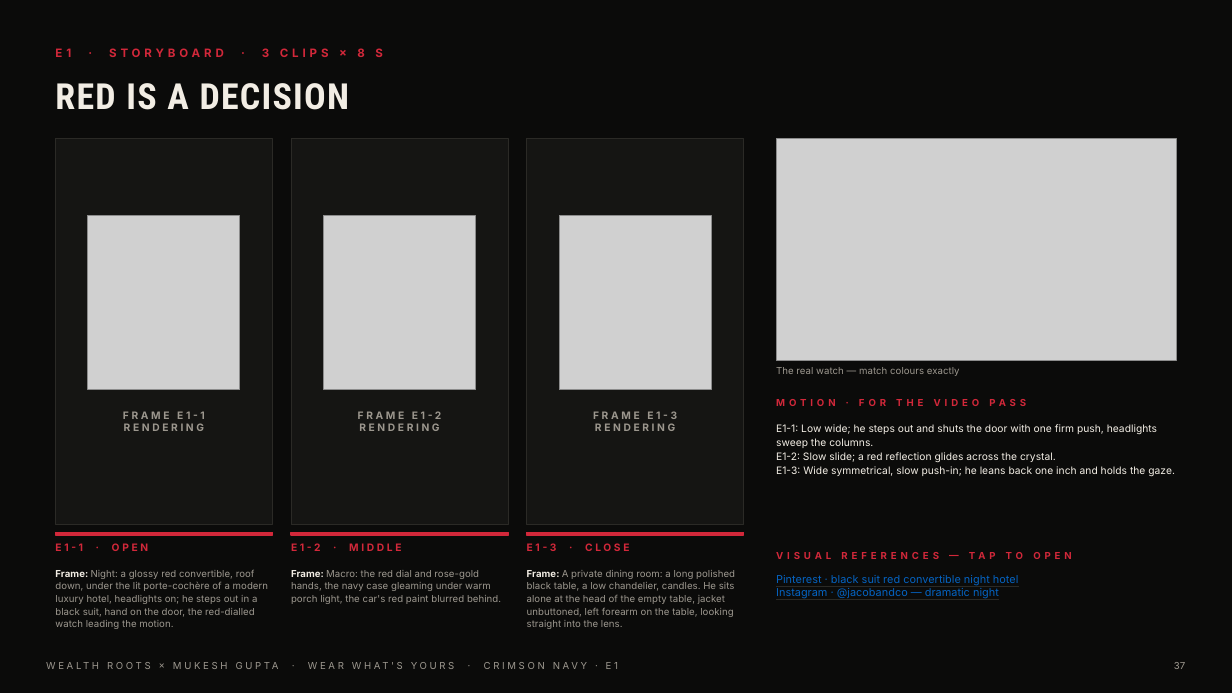
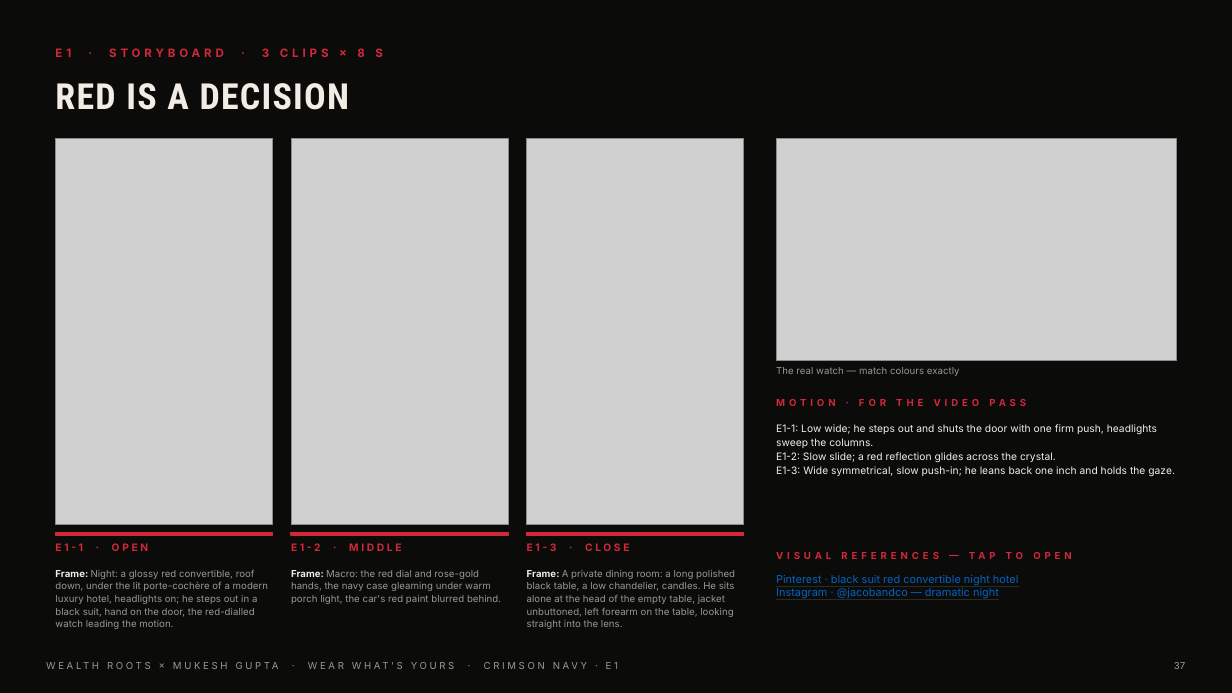
Before and after one commit to sage-media-official/pitchdeck, a slide deck: slide 37 of Wealth-Roots-Wear-Whats-Yours.pptx. Drawn at 1232x693 pixels with LibreOffice and Linux fonts; fonts in the diff are those of the drawing; grey boxes stand for pictures. Boxes give left, top, right and bottom in pixels: in the first picture for what was removed or moved away, otherwise in the second. Text is boxed around its words. In the diff, an @@ line names an element or a change of style, - is before the commit and + after.

```diff
--- a/Wealth-Roots-Wear-Whats-Yours.pptx
+++ b/Wealth-Roots-Wear-Whats-Yours.pptx
@@ rectangle removed at bbox=[55, 139, 273, 525] @@
@@ picture added at bbox=[55, 139, 273, 525] @@
@@ rectangle removed at bbox=[291, 139, 508, 525] @@
@@ picture added at bbox=[291, 139, 508, 525] @@
@@ rectangle removed at bbox=[527, 139, 744, 525] @@
@@ picture added at bbox=[527, 139, 744, 525] @@
@@ picture removed at bbox=[88, 216, 240, 390] @@
@@ picture removed at bbox=[323, 216, 476, 390] @@
@@ picture removed at bbox=[559, 216, 712, 390] @@
@@ text removed at bbox=[123, 411, 205, 431] @@
-FRAME E1-1
-RENDERING
@@ text removed at bbox=[358, 411, 441, 431] @@
-FRAME E1-2
-RENDERING
@@ text removed at bbox=[593, 411, 677, 431] @@
-FRAME E1-3
-RENDERING
```
Also in this commit, not shown: 11 other slides changed.
